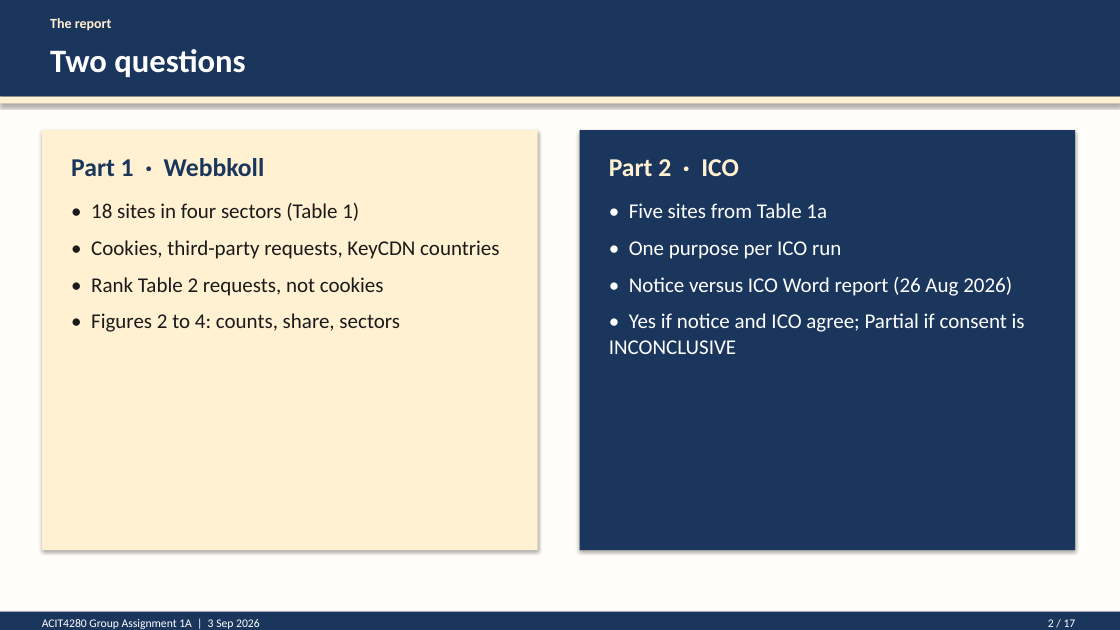
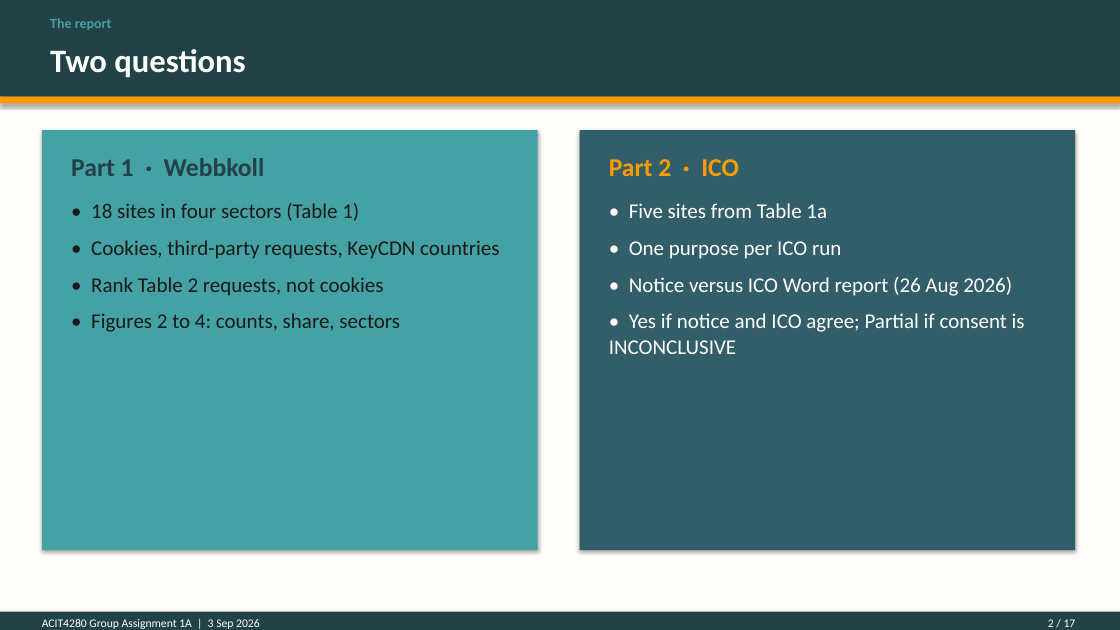
Before and after one commit to kasa031/Bacheloroppgave, a slide deck: slide 2 of ACIT4280_1A_presentation.pptx. Drawn at 1120x630 pixels with LibreOffice and Linux fonts; fonts in the diff are those of the drawing. Boxes give left, top, right and bottom in pixels: in the first picture for what was removed or moved away, otherwise in the second. Text is boxed around its words. In the diff, an @@ line names an element or a change of style, - is before the commit and + after.

```diff
--- a/ACIT4280_1A_presentation.pptx
+++ b/ACIT4280_1A_presentation.pptx
@@ rectangle at (0,0,1120,97): fill #1B365D to #224248 @@
@@ text "The report" at (50,18,112,30): text colour #FFF1D1 to #44A1A4 @@
@@ rectangle at (0,97,1120,103): fill #FFF1D1 to #FF9A00 @@
@@ rectangle at (42,130,538,550): fill #FFF1D1 to #44A1A4 @@
@@ text "Part 1 · Webbkoll" at (71,158,265,176): text colour #1B365D to #224248 @@
@@ rectangle at (580,130,1075,550): fill #1B365D to #325E6A @@
@@ text "Part 2 · ICO" at (609,159,739,176): text colour #FFF1D1 to #FF9A00 @@
@@ rectangle at (0,612,1120,630): fill #1B365D to #224248 @@
```
Also in this commit, not shown: 16 other slides changed, 4 other files.
